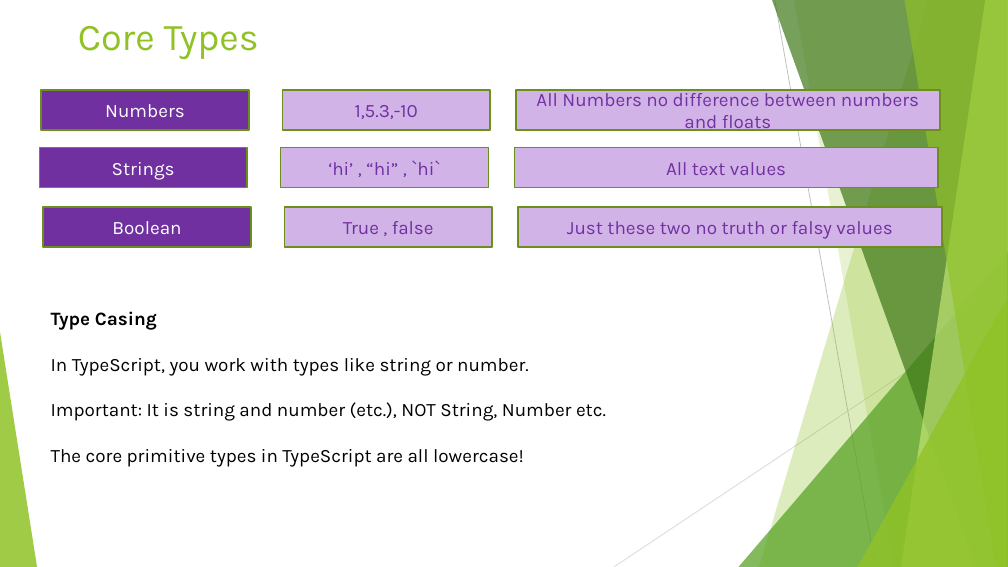
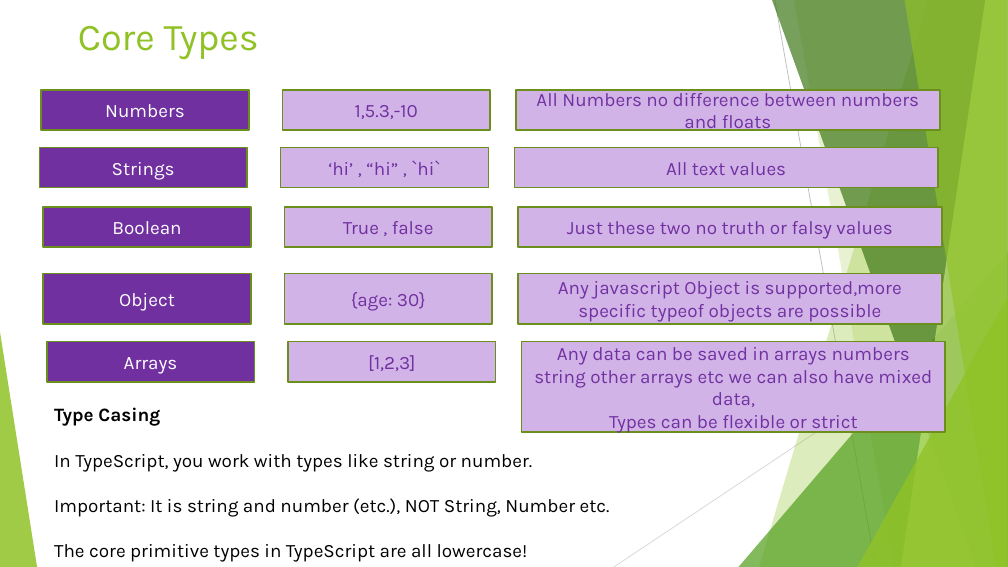
Before and after one commit to rudhrainfogain/TypeScript, a slide deck: slide 15 of PPT/TypeScriptv2.pptx. Drawn at 1008x567 pixels with LibreOffice and Linux fonts; fonts in the diff are those of the drawing. Boxes give left, top, right and bottom in pixels: in the first picture for what was removed or moved away, otherwise in the second. Text is boxed around its words. In the diff, an @@ line names an element or a change of style, - is before the commit and + after.

Commit message:
Objects tuples and enum

```diff
--- a/PPT/TypeScriptv2.pptx
+++ b/PPT/TypeScriptv2.pptx
@@ rectangle added at <box>43,274,251,324</box>, fill #7030A0, outline #6B901C 1.5 pt, 18 pt, text #FFFFFF @@
+Object
@@ rectangle added at <box>284,274,492,324</box>, fill #D1B3E7, outline #6B901C 1.5 pt, 18 pt, text #7030A0 @@
+{age: 30}
@@ rectangle added at <box>518,274,941,324</box>, fill #D1B3E7, outline #6B901C 1.5 pt, 18 pt, text #7131A1 @@
+Any javascript Object is supported,more specific typeof objects are possible
@@ rectangle added at <box>47,342,255,382</box>, fill #7030A0, outline #6B901C 1.5 pt, 18 pt, text #FFFFFF @@
+Arrays
@@ rectangle added at <box>288,342,496,382</box>, fill #D1B3E7, outline #6B901C 1.5 pt, 18 pt, text #7030A0 @@
+[1,2,3]
@@ rectangle added at <box>522,342,945,433</box>, fill #D1B3E7, outline #6B901C 1.5 pt, 18 pt, text #7131A1 @@
+Any data can be saved in arrays numbers string other arrays etc we can also have mixed data,
+Types can be flexible or strict
@@ text "Type Casing": place and size @@
-text "Type Casing" at <box>51,311,606,467</box>
+text "Type Casing" at <box>54,407,610,562</box>
```
Also in this commit, not shown: 1 slide added, 3 other files.
